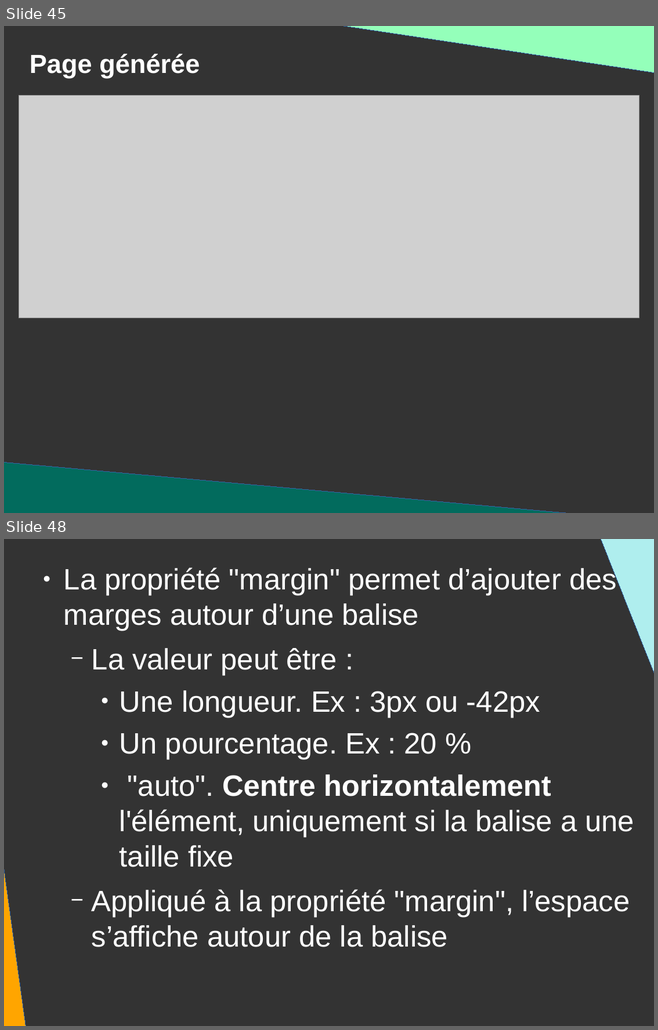
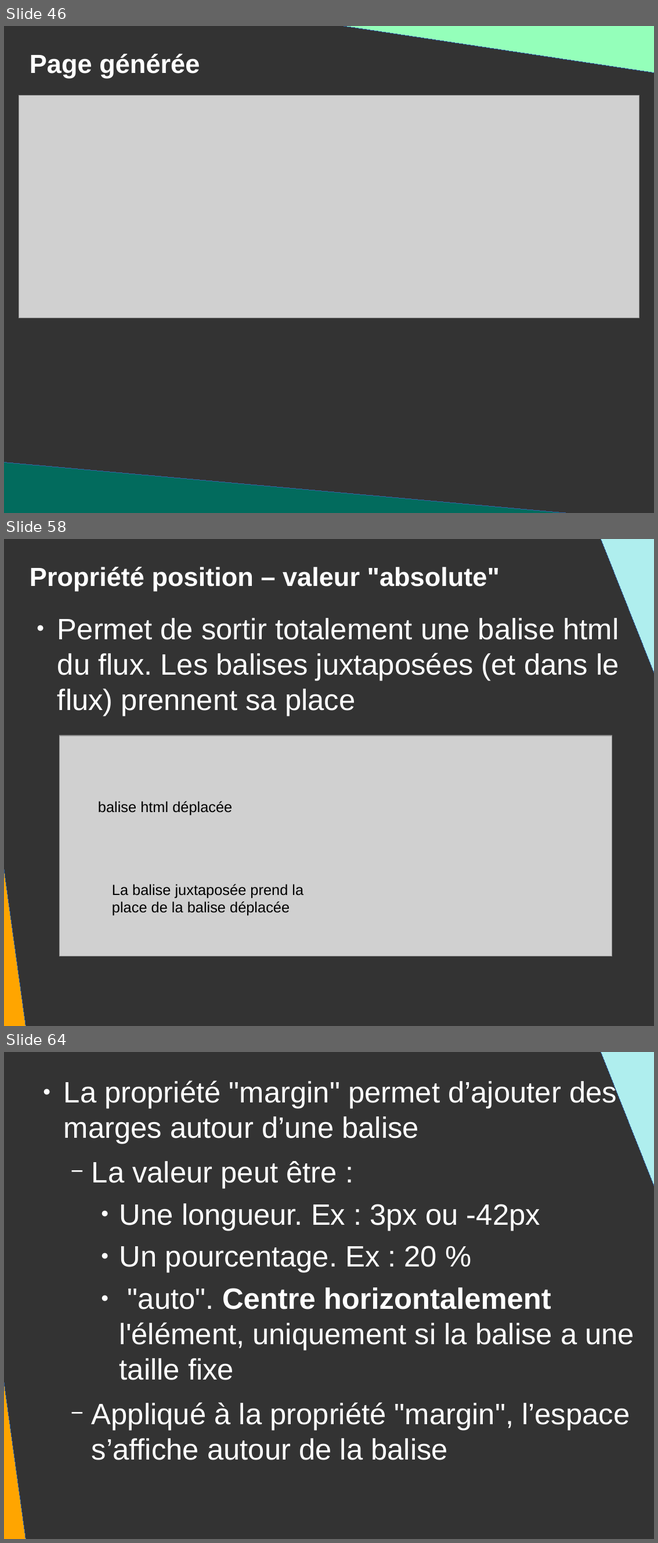
Before and after one commit to DanYellow/presentations, a slide deck: mmi/html/travaux-pratiques/numero-2/presentation.odp. Shown one above the other, each under a label of ours: slides 45 and 48 before the commit, slides 46, 58 and 64 after it; the slides between them are not shown. The pictures are 658x1030 and 658x1543 pixels, drawn with LibreOffice and Linux fonts; fonts in the diff are those of the drawing; grey boxes stand for pictures. Boxes give left, top, right and bottom in pixels: in the first picture for what was removed or moved away, otherwise in the second. Text is boxed around its words. In the diff, an @@ line names an element or a change of style, - is before the commit and + after.

```diff
--- a/mmi/html/travaux-pratiques/numero-2/presentation.odp
+++ b/mmi/html/travaux-pratiques/numero-2/presentation.odp
@@ slide 58 added at [4,539,654,1026], background #333333 @@
@@ right triangle added at [593,539,654,773], fill #AFEEEE, outline #3465A4 0 pt @@
@@ title added at [30,567,499,591], 32 pt, text #FFFFFF, bold @@
+Propriété position – valeur "absolute"
@@ right triangle added at [4,614,28,1026], fill #FFA500, outline #3465A4 0 pt @@
@@ text added at [57,618,619,716], 36 pt, text #FFFFFF @@
+● Permet de sortir totalement une balise html du flux. Les balises juxtaposées (et dans le flux) prennent sa place
@@ picture added at [60,736,612,957] @@
@@ text added at [98,801,232,816], 18 pt, text #000000 @@
+balise html déplacée
@@ text added at [112,884,303,916], 18 pt, text #000000 @@
+La balise juxtaposée prend la place de la balise déplacée
@@ what was slide 45 is now slide 46 @@
@@ what was slide 48 is now slide 64 @@
```
Also in this commit, not shown: 3 slides changed, 16 other slides added, 1 slide removed, 3 other files.
